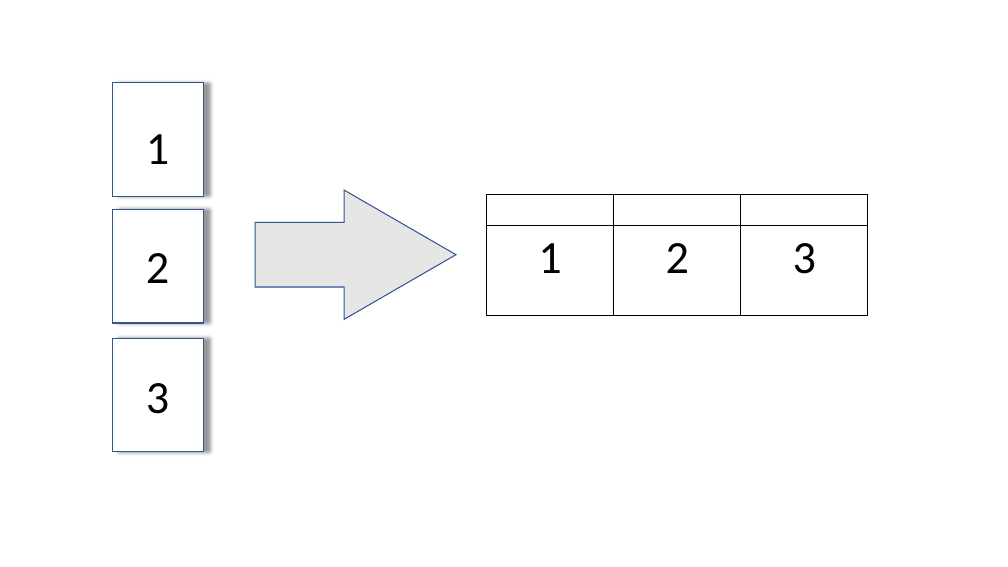
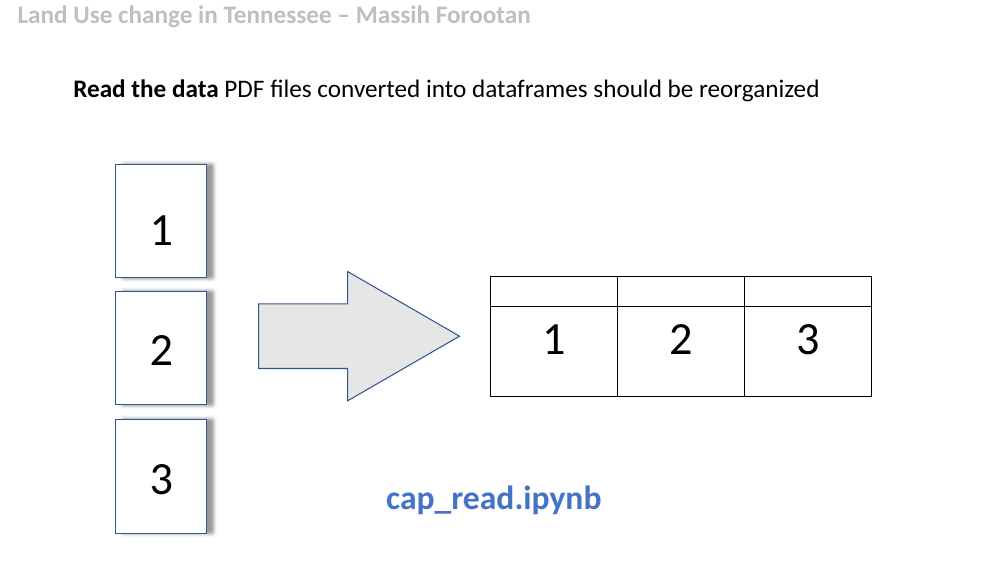
Before and after one commit to mforootan/NSS_Capstone_TN_land_use, a slide deck: slide 7 of capstone.pptx (slide 3 before the commit). Drawn at 1008x567 pixels with LibreOffice and Linux fonts; fonts in the diff are those of the drawing. Boxes give left, top, right and bottom in pixels: in the first picture for what was removed or moved away, otherwise in the second. Text is boxed around its words. In the diff, an @@ line names an element or a change of style, - is before the commit and + after.

```diff
--- a/capstone.pptx
+++ b/capstone.pptx
@@ text added at (18, 5, 531, 27), 24 pt, text #BFBFBF, bold @@
+Land Use change in Tennessee – Massih Forootan
@@ text added at (73, 79, 819, 102), 24 pt, text #000000 @@
+Read the data PDF files converted into dataframes should be reorganized
@@ rectangle: place and size @@
-rectangle at (112, 209, 203, 323)
+rectangle at (116, 164, 206, 278)
@@ rectangle: place and size @@
-rectangle at (112, 338, 203, 451)
+rectangle at (116, 291, 206, 405)
@@ 3 texts, 1 table, 1 right arrow: place and size @@
-3 texts, 1 table, 1 right arrow at (146, 134, 868, 414)
+3 texts, 1 table, 1 right arrow at (150, 215, 871, 495)
@@ rectangle: place and size @@
-rectangle at (112, 82, 203, 196)
+rectangle at (116, 420, 206, 533)
@@ text added at (386, 485, 601, 515), 32 pt, text #4472C4, bold @@
+cap_read.ipynb
```
Also in this commit, not shown: 1 other slide changed, 11 slides added, 1 slide removed, 17 other files.
